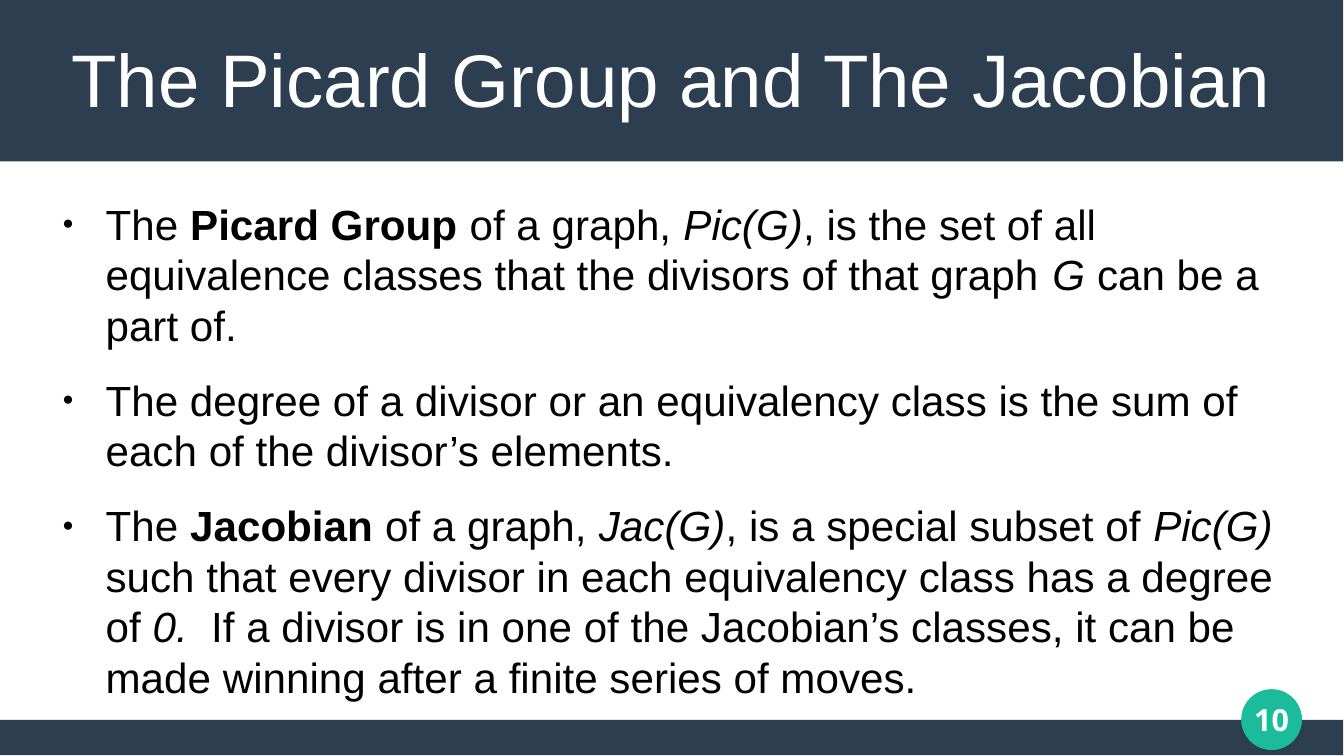
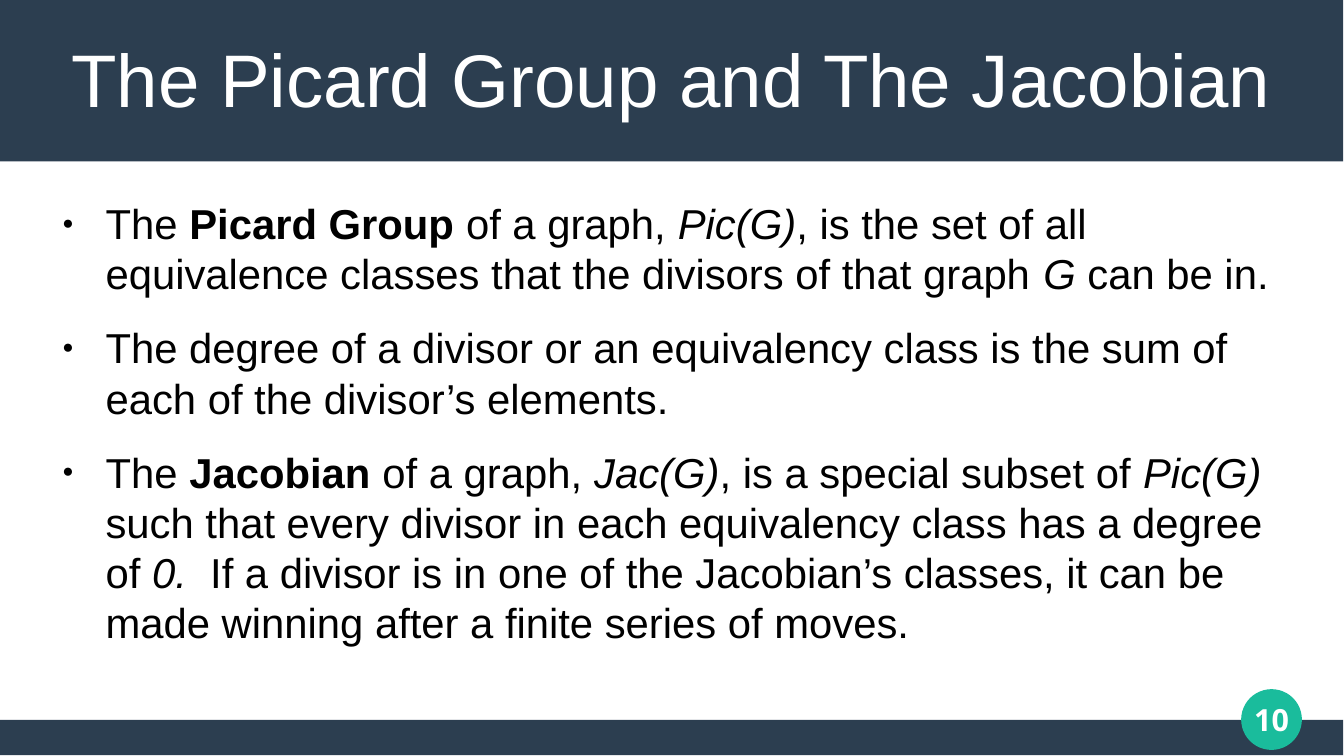
Before and after one commit to matthew-pisano/ChipFiring, a slide deck: slide 10 of Docs/JMMPresentationStripped.pptx. Drawn at 1344x756 pixels with LibreOffice and Linux fonts; fonts in the diff are those of the drawing. Boxes give left, top, right and bottom in pixels: in the first picture for what was removed or moved away, otherwise in the second. Text is boxed around its words. In the diff, an @@ line names an element or a change of style, - is before the commit and + after.

```diff
--- a/Docs/JMMPresentationStripped.pptx
+++ b/Docs/JMMPresentationStripped.pptx
@@ text at (106, 208, 1268, 298): text changed; size 25 to 24.6 pt @@
-● The Picard Group of a graph, Pic(G), is the set of all equivalence classes that the divisors of that graph G can be a part of.
+● The Picard Group of a graph, Pic(G), is the set of all equivalence classes that the divisors of that graph G can be in.
@@ text at (106, 332, 1262, 647): size 25 to 24.6 pt in "The degree of a divisor or an ...", "The Jacobian of a graph, Jac(G), is ..." @@
```
Also in this commit, not shown: 11 other slides changed, 1 slide removed, 18 other files.
